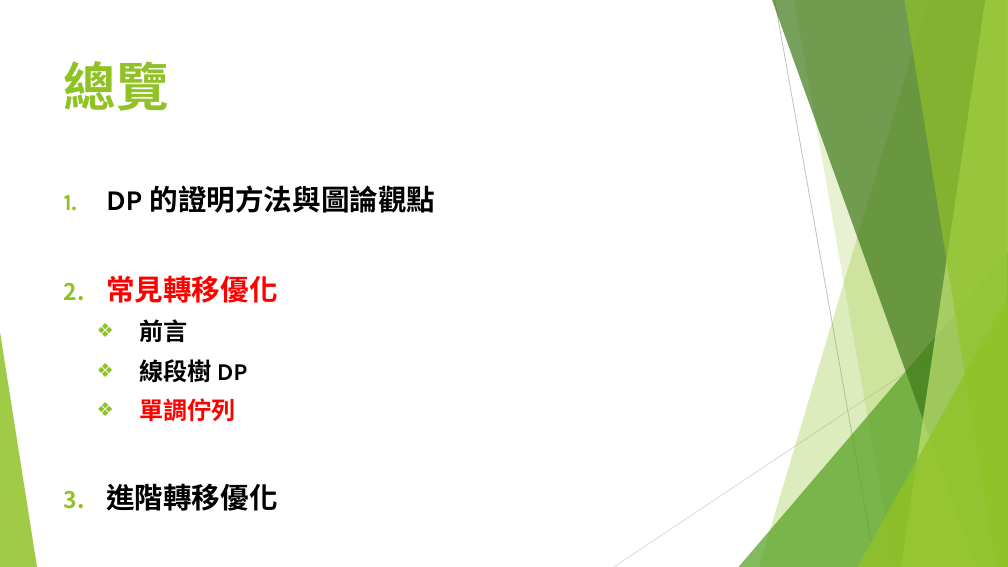
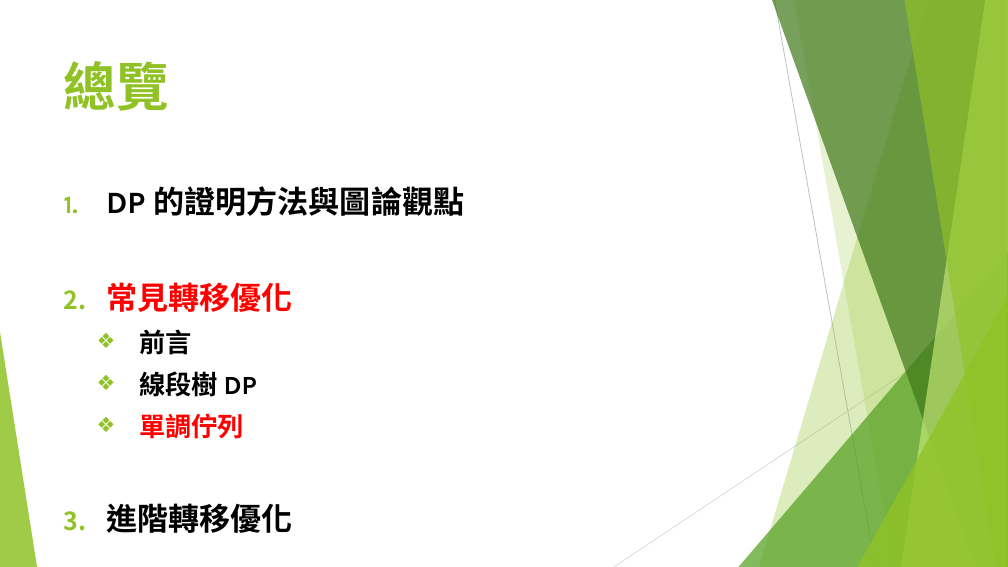
Before and after one commit to S920105123/IONC-2020-adv-DP, a slide deck: slide 60 of presentation/進階動態規劃2020.pptx. Drawn at 1008x567 pixels with LibreOffice and Linux fonts; fonts in the diff are those of the drawing. Boxes give left, top, right and bottom in pixels: in the first picture for what was removed or moved away, otherwise in the second. Text is boxed around its words. In the diff, an @@ line names an element or a change of style, - is before the commit and + after.

```diff
--- a/presentation/進階動態規劃2020.pptx
+++ b/presentation/進階動態規劃2020.pptx
@@ text "DP 的證明方法與圖論觀點" at (106,186,464,533): size 27.2 to 29.6 pt in "DP 的證明方法與圖論觀點", "常見轉移優化", "進階轉移優化"; size 22.9 to 25 pt in "前言", "線段樹 DP", "單調佇列" @@
```
Also in this commit, not shown: 7 other slides changed, 1 slide removed.
